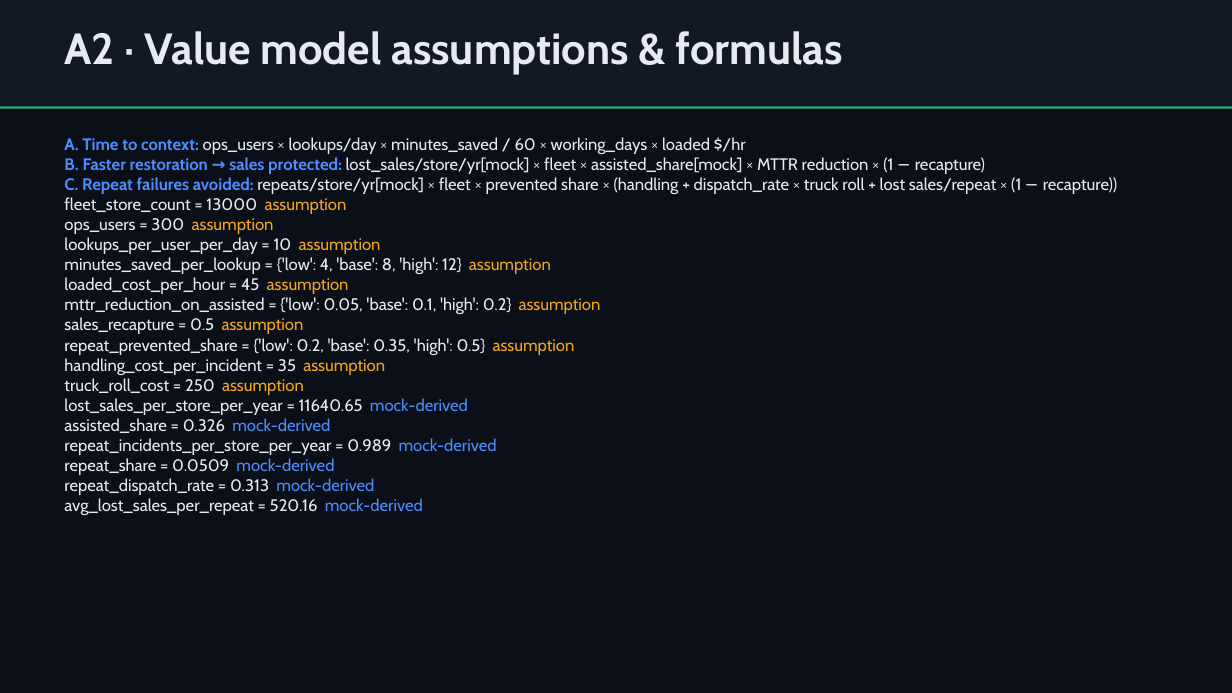
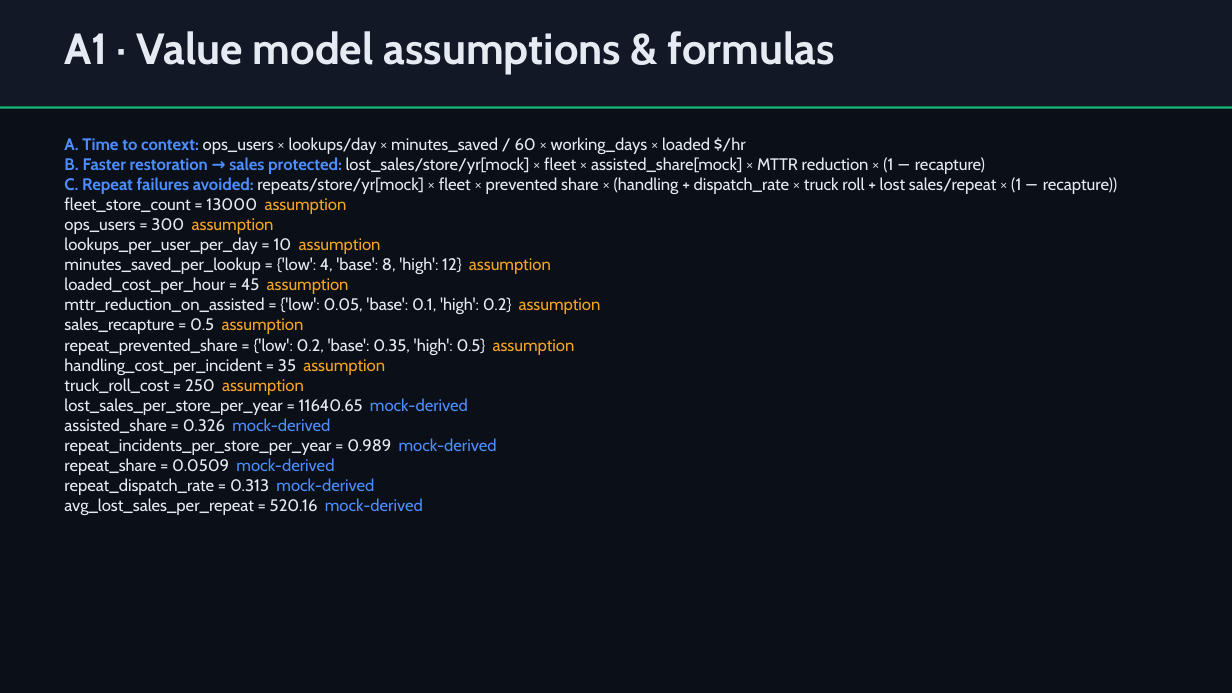
Before and after one commit to alibakh62/storelens, a slide deck: slide 11 of deck/out/StoreLens.pptx (slide 10 before the commit). Drawn at 1232x693 pixels with LibreOffice and Linux fonts; fonts in the diff are those of the drawing. Boxes give left, top, right and bottom in pixels: in the first picture for what was removed or moved away, otherwise in the second. Text is boxed around its words. In the diff, an @@ line names an element or a change of style, - is before the commit and + after.

```diff
--- a/deck/out/StoreLens.pptx
+++ b/deck/out/StoreLens.pptx
@@ text at (64, 31, 835, 75): text changed @@
-A2 · Value model assumptions & formulas
+A1 · Value model assumptions & formulas
```
Also in this commit, not shown: 3 other slides changed, 2 slides added, 1 slide removed, 2 other files.
